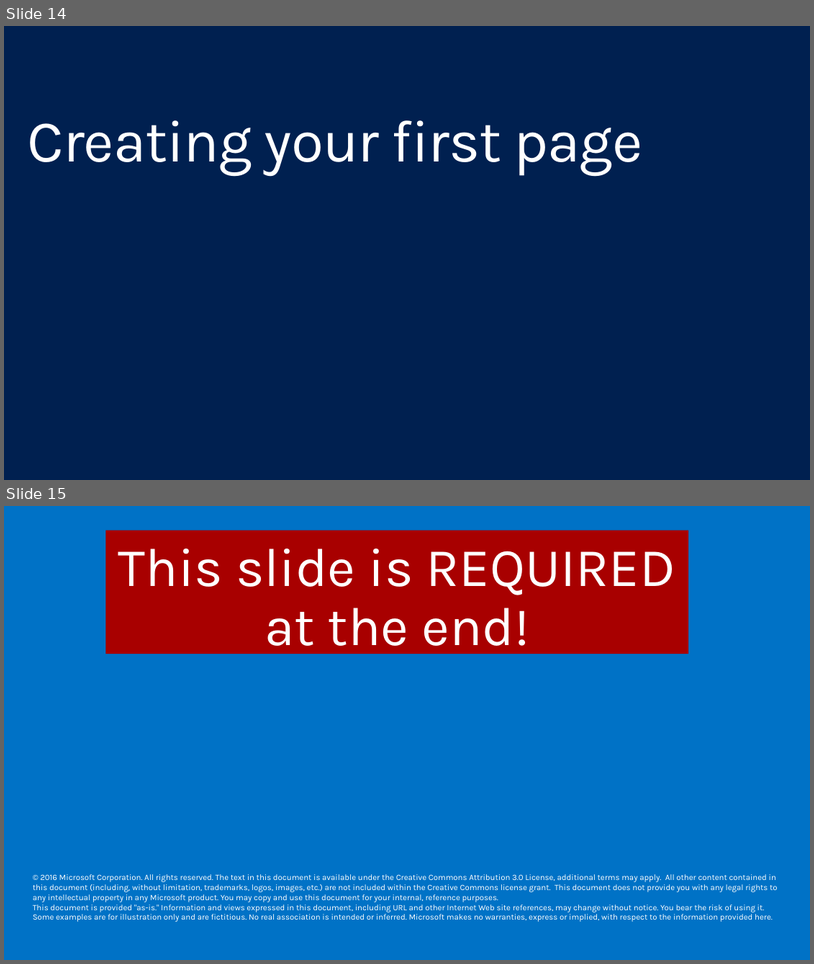
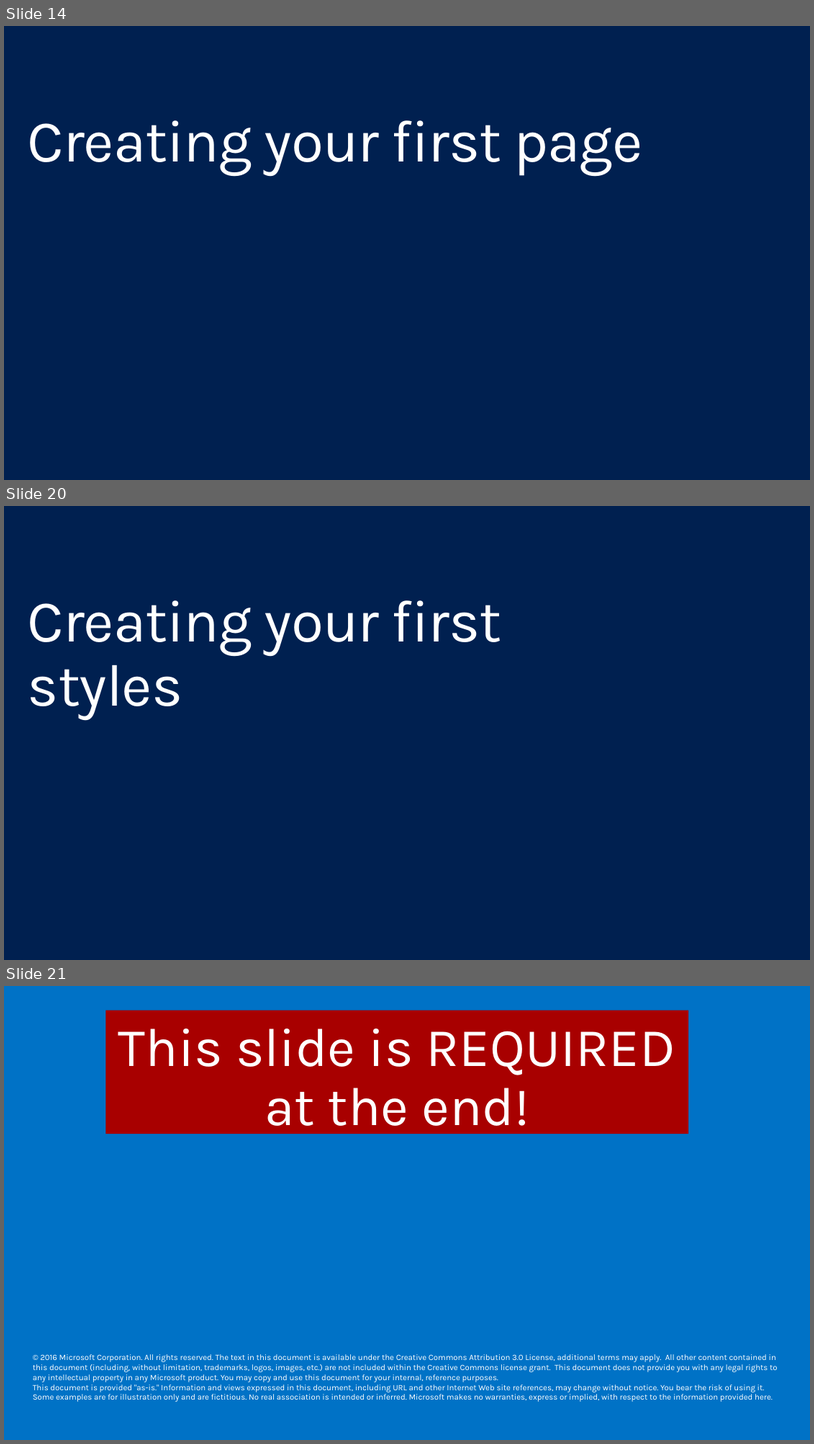
Before and after one commit to yashodha96/html-css-beginners, a slide deck: Slides/2 - Creating your first page.pptx. Shown one above the other, each under a label of ours: slides 14 and 15 before the commit, slides 14, 20 and 21 after it; the slides between them are not shown. The pictures are 814x964 and 814x1444 pixels, drawn with LibreOffice and Linux fonts; fonts in the diff are those of the drawing; background and template pictures are left out. Boxes give left, top, right and bottom in pixels: in the first picture for what was removed or moved away, otherwise in the second. Text is boxed around its words. In the diff, an @@ line names an element or a change of style, - is before the commit and + after.

```diff
--- a/Slides/2 - Creating your first page.pptx
+++ b/Slides/2 - Creating your first page.pptx
@@ slide 20 added at box(4, 506, 810, 960), background #002050 @@
@@ title added at box(28, 600, 502, 719), 72 pt, text #FFFFFF @@
+Creating your first styles
@@ what was slide 15 is now slide 21 @@
```
Also in this commit, not shown: 3 slides changed, 5 other slides added, 1 other file.
